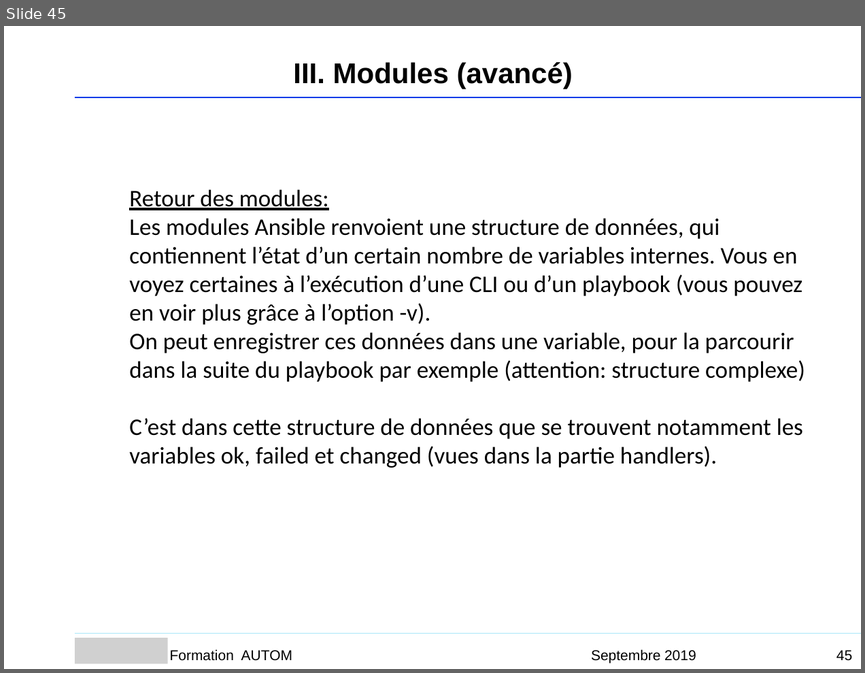
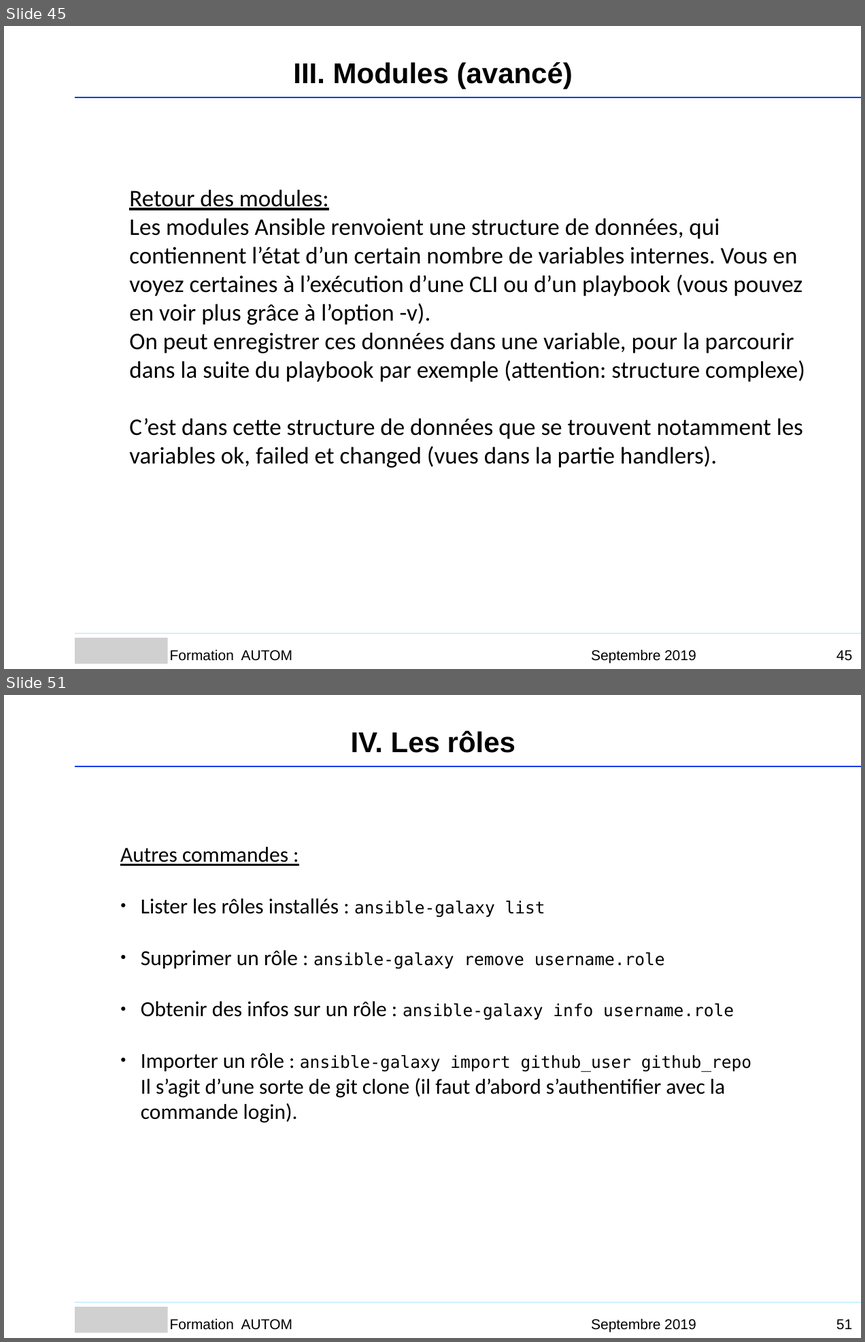
Before and after one commit to Sputnik93/cours_ansible, a slide deck: Ansible_support_cours_AGO.ppt. Shown one above the other, each under a label of ours: slide 45 before the commit, slides 45 and 51 after it; the slides between them are not shown. The pictures are 865x673 and 865x1342 pixels, drawn with LibreOffice and Linux fonts; fonts in the diff are those of the drawing; grey boxes stand for pictures; background and template pictures are left out. Boxes give left, top, right and bottom in pixels: in the first picture for what was removed or moved away, otherwise in the second. Text is boxed around its words. In the diff, an @@ line names an element or a change of style, - is before the commit and + after.

```diff
--- a/Ansible_support_cours_AGO.ppt
+++ b/Ansible_support_cours_AGO.ppt
@@ slide 51 added at [4, 695, 861, 1338], background #FFFFFF @@
@@ text added at [351, 730, 515, 753], 24 pt, text #000000, bold @@
+IV. Les rôles
@@ freeform shape added at [75, 766, 861, 766], outline #053CE8 0.99 pt @@
@@ text added at [120, 847, 751, 1123], 18 pt, text #000000 @@
+Autres commandes :
+● Lister les rôles installés : ansible-galaxy list
+● Supprimer un rôle : ansible-galaxy remove username.role
+● Obtenir des infos sur un rôle : ansible-galaxy info username.role
+● Importer un rôle : ansible-galaxy import github_user github_repo
+  Il s’agit d’une sorte de git clone (il faut d’abord s’authentifier avec la commande login).
@@ freeform shape added at [75, 1302, 861, 1302], outline #AAE7F9 0.99 pt @@
@@ picture added at [75, 1307, 169, 1334] @@
@@ text added at [170, 1318, 292, 1329], 12 pt, text #000000 @@
+Formation AUTOM
@@ text added at [591, 1318, 696, 1331], 12 pt, text #000000 @@
+Septembre 2019
@@ page number added at [836, 1319, 852, 1329], 12 pt, text #000000 @@
+51
```
Also in this commit, not shown: 14 slides changed, 4 other slides added, 15 slides removed.
